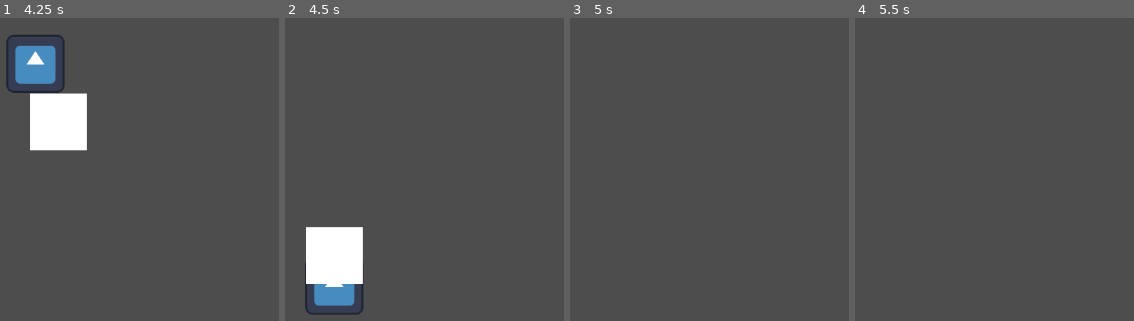
Above: before the commit, frames 1-4 (left to right).
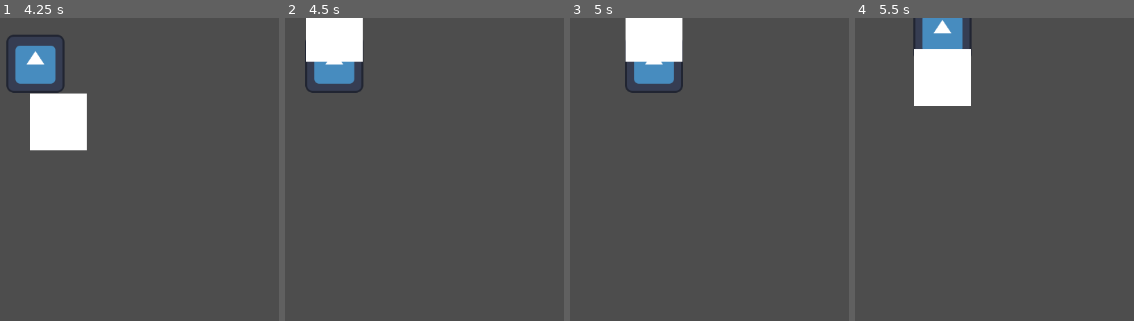
Above: after the commit, the same moments.

Repository: madsonmms/item-module
Game: Godot game, scene res://playground.tscn
Same seed, same stepped clock (60 frames per second), same inputs: the game is played once before the commit and once after it. The engine's default icon, where the game draws it, is replaced by a stand-in: a white triangle on a blue panel in a dark square.
Inputs:
- Up to frame 1 (4.25 s): tap Enter at 0.5 s; hold E (interact) 0.53-1.28 s; hold Up (up) 0.53-2.03 s; tap E (interact) at 1.35, 2.85 s; hold E (interact) 2.03-2.78 s; hold Left (left) 2.03-3.53 s; hold Down (down) from 3.53 s (still down); hold E (interact) from 3.53 s (still down); tap Escape (ui_cancel) at 4.15 s
- Up to frame 2 (4.5 s): release Down (down) at 4.28 s; release E (interact) at 4.28 s; hold Right (right) from 4.28 s (still down); tap E (interact) at 4.35 s
- Up to frame 3 (5 s): keep holding Right (right)
- Up to frame 4 (5.5 s): release Right (right) at 5.03 s; hold Up (up) from 5.03 s (still down); hold E (interact) from 5.03 s (still down)

Frame 1 is identical in both runs. In frame 2, 9.7% of the frame differs, in the area x 7-28%, y 0-99%; in frame 3, 4.4%; in frame 4, 5.6%.
Error before the commit: Invalid assignment of property or key 'monitoring' with value of type 'bool' on a base object of type 'RigidBody2D (caixa.gd)'. (res://interact_component.gd:10…

Commit message:
Things are working correctly again

Diff:
--- a/Caixa.tscn
+++ b/Caixa.tscn
@@ -15,13 +15,14 @@
 [sub_resource type="RectangleShape2D" id="RectangleShape2D_vlhcn"]
 size = Vector2(82, 82)
 
-[node name="Caixa" type="RigidBody2D" node_paths=PackedStringArray("item_interaction")]
+[node name="Caixa" type="RigidBody2D" node_paths=PackedStringArray("item_interaction", "collision")]
 collision_layer = 8
 collision_mask = 0
 gravity_scale = 0.0
 script = ExtResource("1_vlhcn")
 item_type = 0
 item_interaction = NodePath("ItemInteraction")
+collision = NodePath("CollisionShape2D")
 
 [node name="Sprite2D" type="Sprite2D" parent="."]
 scale = Vector2(1.28125, 1.28125)
--- a/interact_component.gd
+++ b/interact_component.gd
@@ -76,6 +76,7 @@
 	carried_item.reparent(carry_point)
 	carried_item.position = Vector2.ZERO
 
+	carried_item.collision.disabled = true
 
 	#item_carring.emit(item)
 
@@ -93,19 +94,22 @@
 
 	actor = get_parent()
 
-	actor.remove_child(carried_item)
+	print_debug(carried_item.get_parent())
+
+	actor.interact_component.carry_point.remove_child(carried_item)
 
 	var drop_position = _calculate_drop_position(actor)
+
+	print_debug(carried_item.get_parent())
 
 	get_tree().root.add_child(carried_item)
 	carried_item.global_position = drop_position
 
+	print_debug(carried_item.get_parent())
+
 	carried_item.on_dropped()
 
 	#item_dropped.emit(carried_item)
-
-	carried_item.monitoring = true
-	carried_item.monitorable = true
 
 	carried_item = null
 	is_carrying = false
--- a/item.gd
+++ b/item.gd
@@ -4,6 +4,7 @@
 enum ItemType {CARRY, PICKUP, INTERACT, PROP}
 @export var item_type: ItemType = ItemType.INTERACT
 @export var item_interaction: ItemInteraction
+@export var collision: CollisionShape2D
 
 func _ready() -> void:
 	pass # Replace with function body.
